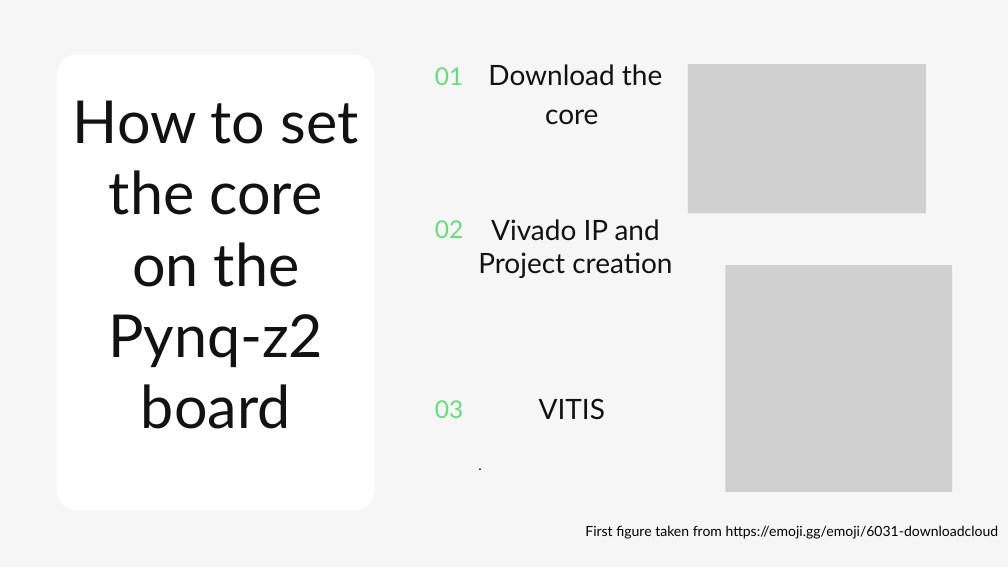
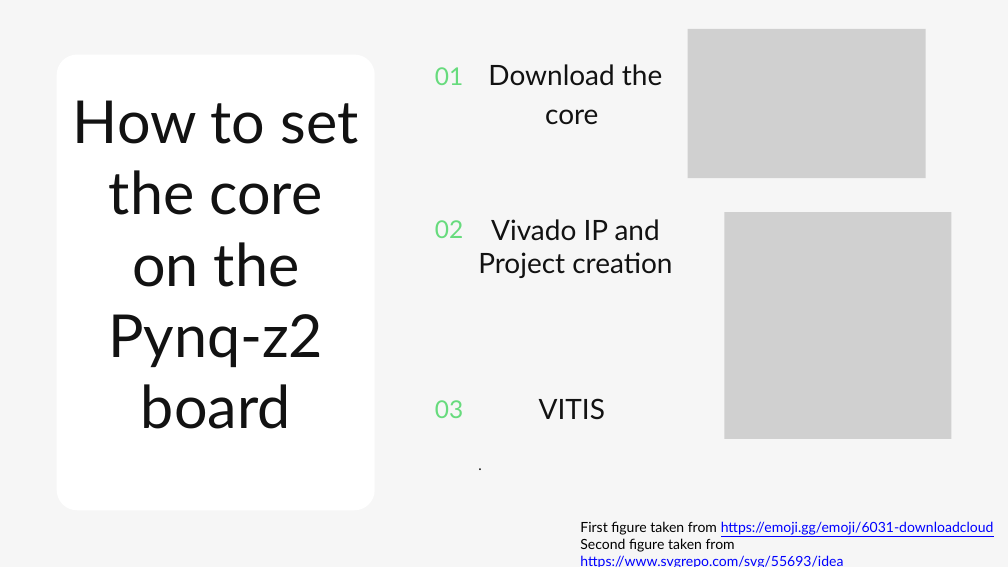
Before and after one commit to japanninja74/OS_aes-cryptocore-driver, a slide deck: slide 5 of docs/presentation.pptx. Drawn at 1008x567 pixels with LibreOffice and Linux fonts; fonts in the diff are those of the drawing; grey boxes stand for pictures. Boxes give left, top, right and bottom in pixels: in the first picture for what was removed or moved away, otherwise in the second. Text is boxed around its words. In the diff, an @@ line names an element or a change of style, - is before the commit and + after.

```diff
--- a/docs/presentation.pptx
+++ b/docs/presentation.pptx
@@ picture: place and size @@
-picture at bbox=[688, 64, 926, 213]
+picture at bbox=[687, 29, 925, 178]
@@ picture: place and size @@
-picture at bbox=[725, 265, 952, 492]
+picture at bbox=[725, 212, 952, 439]
@@ text at bbox=[580, 538, 843, 567]: paragraph added @@
+Second figure taken from https://www.svgrepo.com/svg/55693/idea
@@ text at bbox=[580, 521, 994, 535]: text colour #000000 to #0000FF, underline on in "https://emoji.gg/emoji/6031-downloadcloud"; alignment right to justified @@
```
Also in this commit, not shown: 20 other slides changed, 3 slides added, 2 slides removed, 1 other file.
